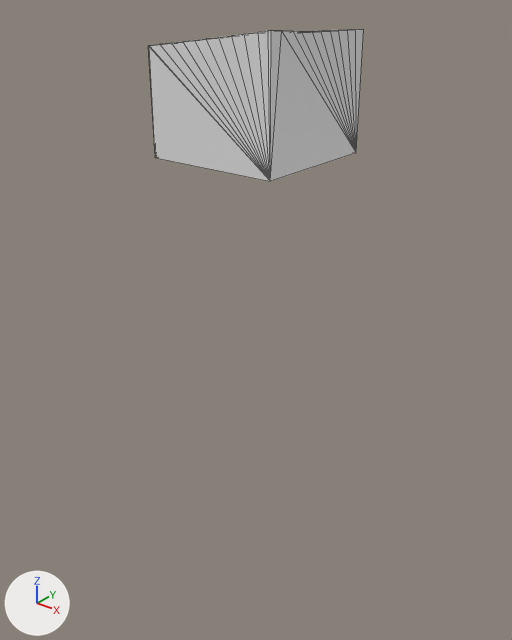
One commit to the glTF model assets/terrain/surface_pieces/surf_5_23.glb: the scene before it, then after it.
Before and after are seen from a 50 mm camera at (-66.97, -26.98, -29.34) aimed at (-82.67, -7.35, -41.51). Lighting does not change. The marker at lower left points along +X, +Y and +Z. The older version comes first. Mesh edges are drawn as thin lines. Where no turn or scale is listed for an object, it has been applied to the vertices.

In view in the first picture: 'geometry_0'.
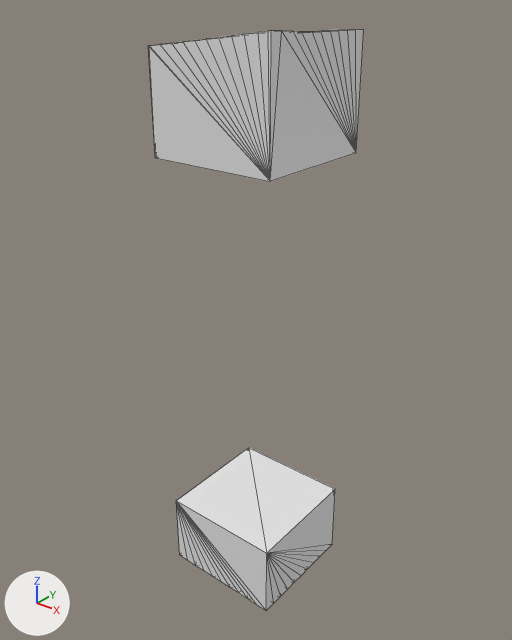
Edits to the bpy script that builds the scene:
```text
Add me_layer_4:
    me_layer_4.from_pydata(...)  # 71 vertices, 138 faces; spans x -85.0..-80.0, y -10.0..-5.0, z -53.21..-50.0
Add ob_layer_4:
    ob_layer_4 = bpy.data.objects.new('layer_4', me_layer_4)
    ob_layer_4.location = (0.0, 0.0, 0.0)
```

Location of each change, (x1, y1, x2, y2) in pixels of the pictures (512 x 640 px):
'layer_4', added
    after: (176, 448, 335, 611)
